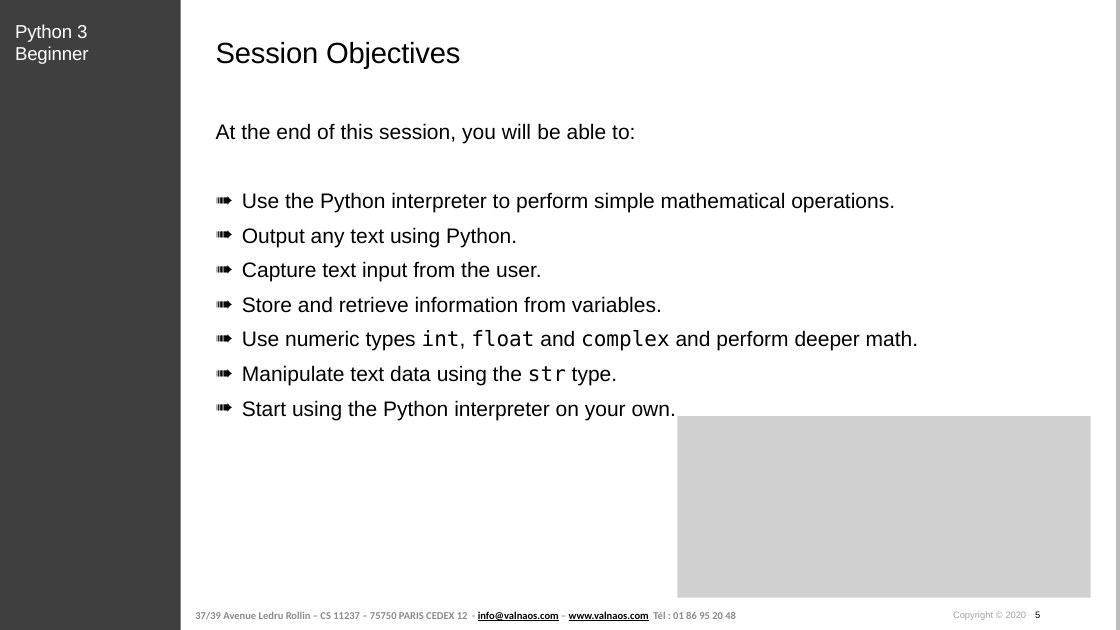
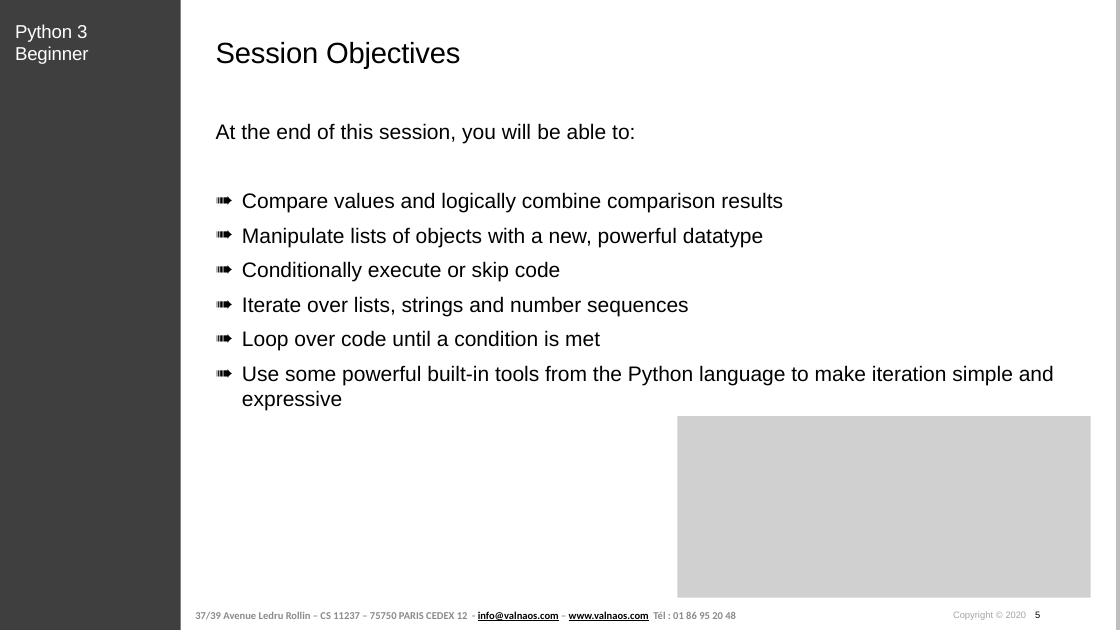
Before and after one commit to cstar-industries/python-3-beginner, a slide deck: slide 5 of 002-Control-Flow/Control Flow - Slides.pptx. Drawn at 1120x630 pixels with LibreOffice and Linux fonts; fonts in the diff are those of the drawing; grey boxes stand for pictures; background and template pictures are left out. Boxes give left, top, right and bottom in pixels: in the first picture for what was removed or moved away, otherwise in the second. Text is boxed around its words. In the diff, an @@ line names an element or a change of style, - is before the commit and + after.

Commit message:
fix session 02 objectives

```diff
--- a/002-Control-Flow/Control Flow - Slides.pptx
+++ b/002-Control-Flow/Control Flow - Slides.pptx
@@ text at (242, 192, 1054, 411): text changed @@
-➠ Use the Python interpreter to perform simple mathematical operations.
-➠ Output any text using Python.
-➠ Capture text input from the user.
-➠ Store and retrieve information from variables.
-➠ Use numeric types int, float and complex and perform deeper math.
-➠ Manipulate text data using the str type.
-➠ Start using the Python interpreter on your own.
+➠ Compare values and logically combine comparison results
+➠ Manipulate lists of objects with a new, powerful datatype
+➠ Conditionally execute or skip code
+➠ Iterate over lists, strings and number sequences
+➠ Loop over code until a condition is met
+➠ Use some powerful built-in tools from the Python language to make iteration simple and expressive
```
Also in this commit, not shown: 1 other file.
